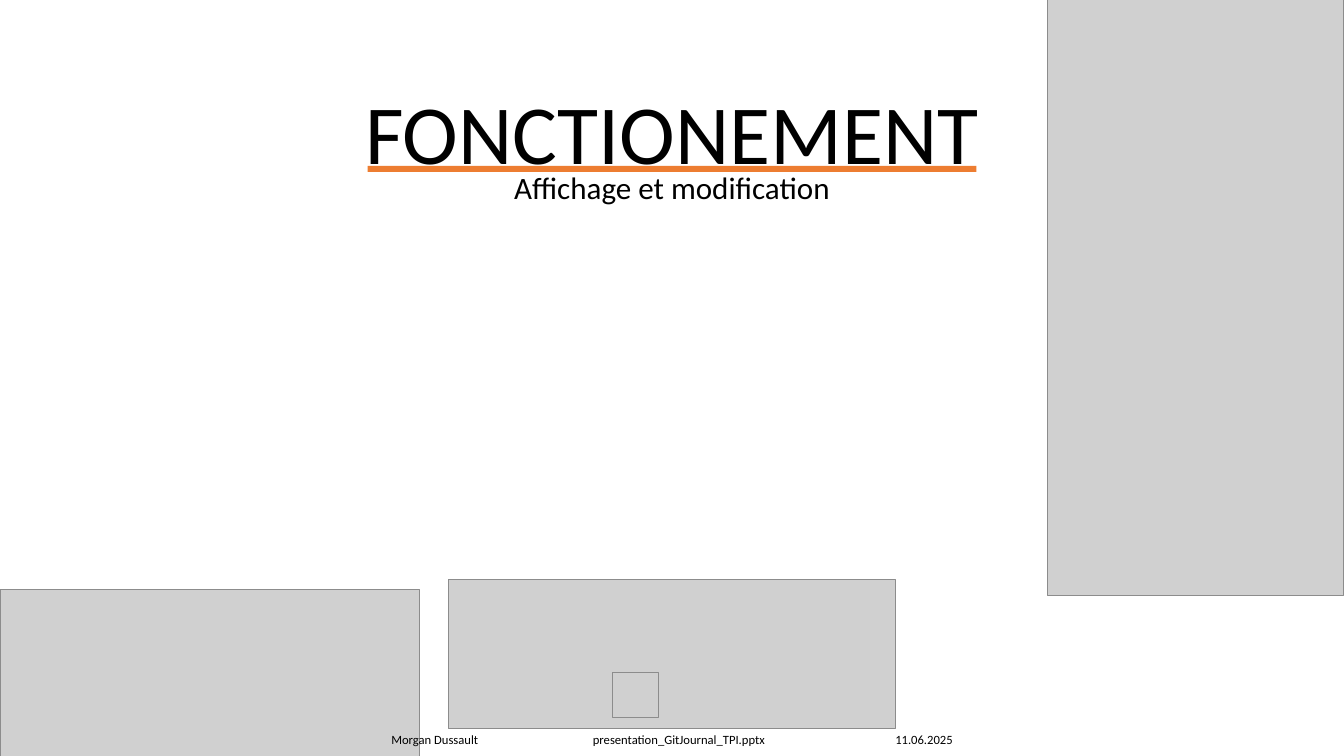
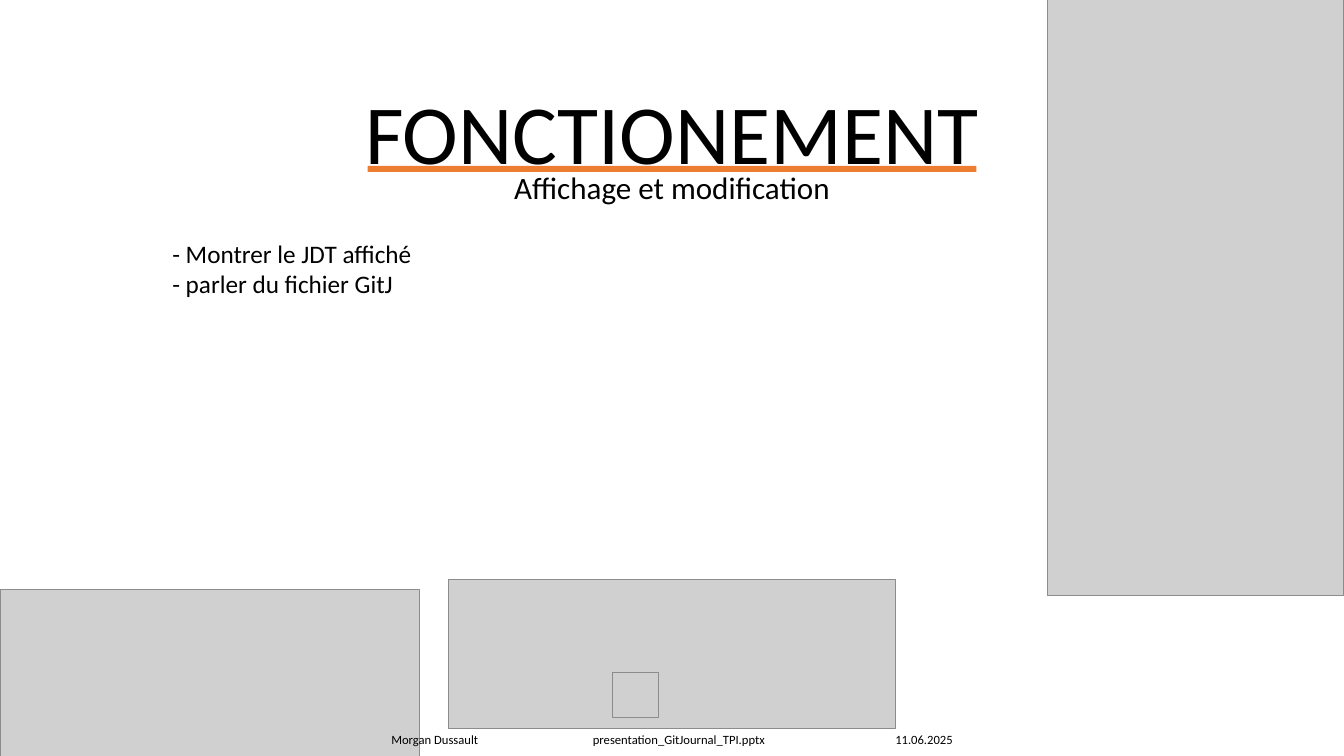
Before and after one commit to Morgan-DD/GitJournal, a slide deck: slide 17 of presentation/presentation_GitJournal_TPI.pptx. Drawn at 1344x756 pixels with LibreOffice and Linux fonts; fonts in the diff are those of the drawing; grey boxes stand for pictures. Boxes give left, top, right and bottom in pixels: in the first picture for what was removed or moved away, otherwise in the second. Text is boxed around its words. In the diff, an @@ line names an element or a change of style, - is before the commit and + after.

```diff
--- a/presentation/presentation_GitJournal_TPI.pptx
+++ b/presentation/presentation_GitJournal_TPI.pptx
@@ text added at (x1=186, y1=245, x2=412, y2=297), 18 pt, text #000000 @@
+- Montrer le JDT affiché
+- parler du fichier GitJ
```
Also in this commit, not shown: 7 other slides changed.
